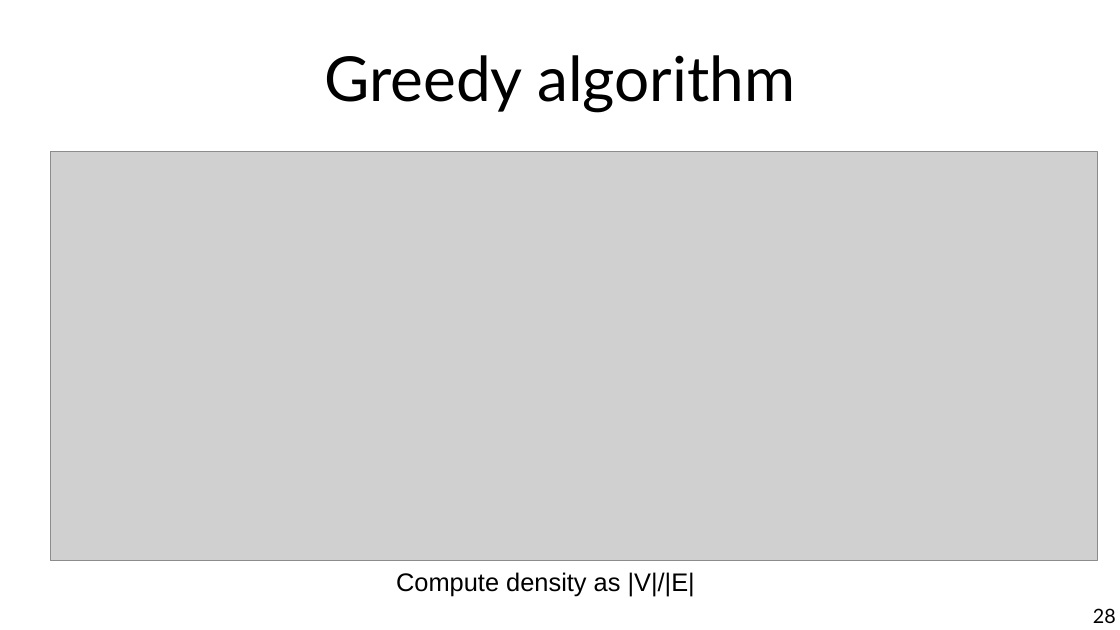
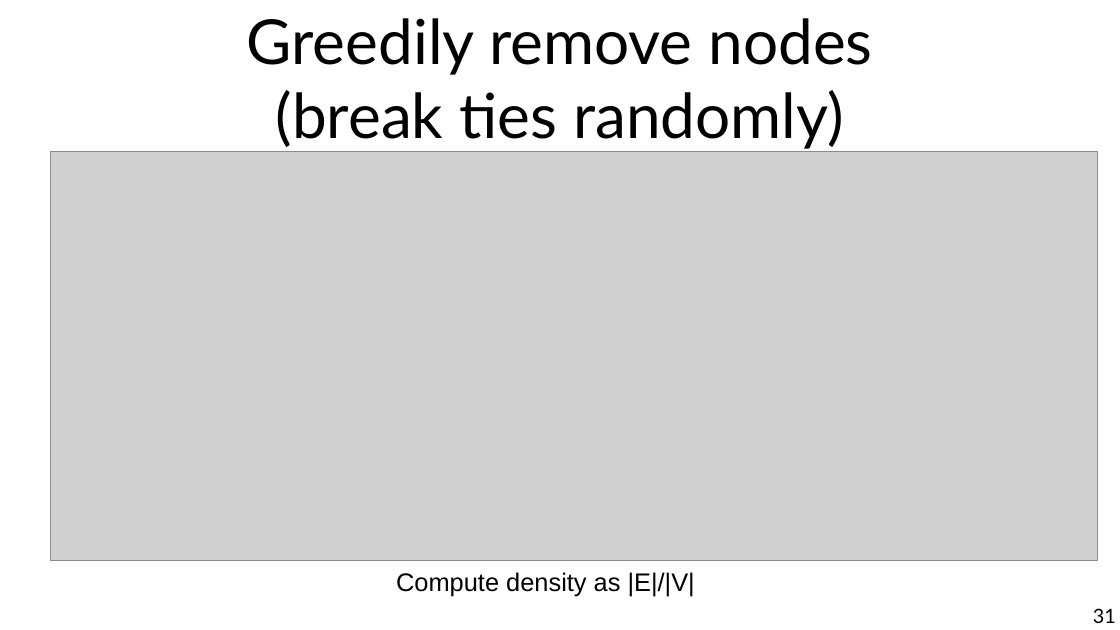
Before and after one commit to chatox/networks-science-course, a slide deck: slide 31 of theory/tt13_dense_subgraphs.odp (slide 28 before the commit). Drawn at 1120x630 pixels with LibreOffice and Linux fonts; fonts in the diff are those of the drawing; grey boxes stand for pictures. Boxes give left, top, right and bottom in pixels: in the first picture for what was removed or moved away, otherwise in the second. Text is boxed around its words. In the diff, an @@ line names an element or a change of style, - is before the commit and + after.

```diff
--- a/theory/tt13_dense_subgraphs.odp
+++ b/theory/tt13_dense_subgraphs.odp
@@ title added at (247, 18, 873, 149), 44 pt, text #000000 @@
+Greedily remove nodes
+(break ties randomly)
@@ title removed at (324, 55, 795, 113) @@
-Greedy algorithm
@@ text at (396, 572, 695, 596): text changed @@
-Compute density as |V|/|E|
+Compute density as |E|/|V|
@@ page number at (1093, 608, 1116, 623): text changed @@
-28
+31
```
Also in this commit, not shown: 4 other slides changed, 4 slides added, 1 slide removed, 1 other file.
